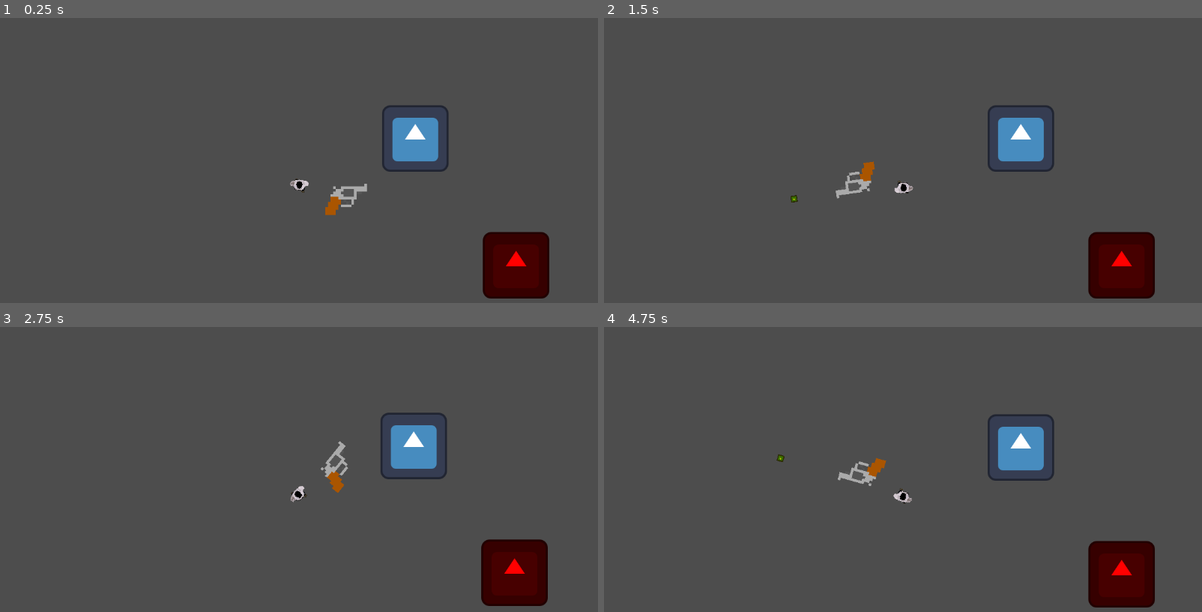
Above: before the commit, frames 1-4 (two rows, left to right).
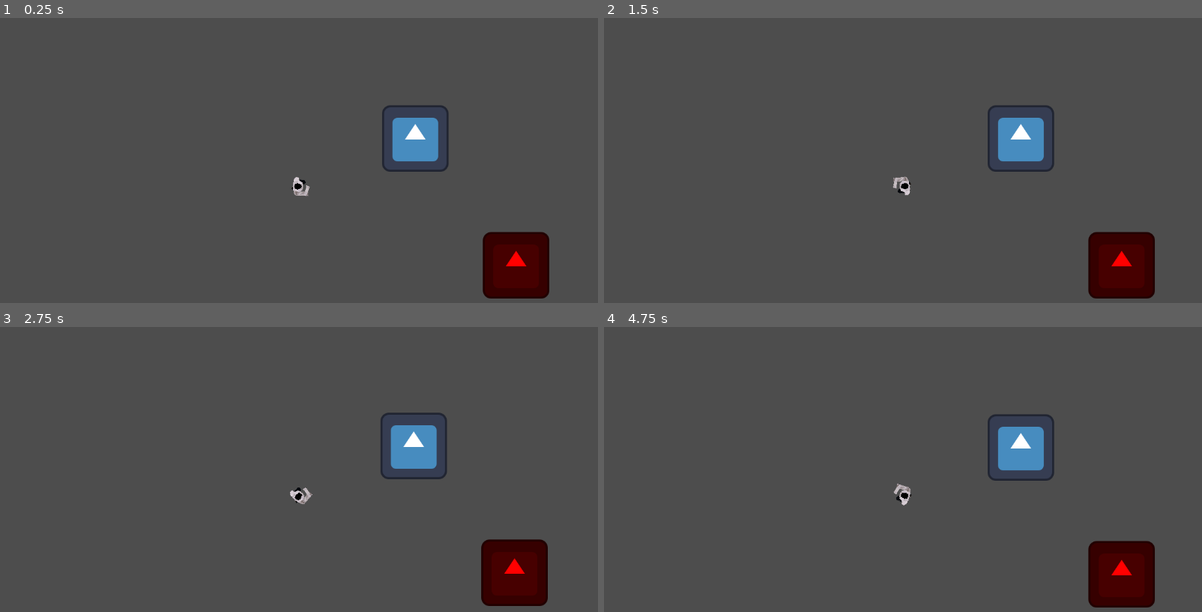
Above: after the commit, the same moments.

Repository: bachdangquocthai229-create/Mechanic_LastStand
Game: Godot game, scene res://game.tscn
The game is run twice, just before and just after one commit, with the same random seed, the same clock (stepped at 60 frames per second) and the same inputs. The project has no main scene, so this scene is started directly. The engine's default icon, where the game draws it, is replaced by a stand-in: a white triangle on a blue panel in a dark square.
Inputs (mouse positions are in pixels of both pictures, inside the frame that each line leads up to):
- Up to frame 1 (0.25 s): no input
- Up to frame 2 (1.5 s): tap Enter at 0.5 s; move the mouse to (1034, 169) at 0.52 s; tap A (A) at 0.6 s; click (1034, 169) at 0.8 s; move the mouse to (783, 203) at 1.27 s; click (783, 203) at 1.35 s
- Up to frame 3 (2.75 s): tap D (D) at 1.55, 2.1 s; move the mouse to (358, 421) at 2.02 s; tap S (S) at 2.3 s
- Up to frame 4 (4.75 s): tap Space at 2.75, 4.25 s; move the mouse to (873, 563) at 2.77 s; tap S (S) at 2.85 s; tap W (W) at 3.05, 3.6 s; tap Enter at 3.5 s; move the mouse to (1082, 546) at 3.52 s; tap A (A) at 3.8, 4.35 s; move the mouse to (723, 443) at 4.27 s; click (723, 443) at 4.55 s

The runs differ from the first frame. In frame 1, 0.4% of the frame differs, in the area x 48-62%, y 55-70%; in frame 2, 0.5%, in the area x 31-52%, y 50-65%; in frame 3, 0.4%; in frame 4, 0.5%.

Commit message:
arms

Diff:
--- a/Character/Player.tscn
+++ b/Character/Player.tscn
@@ -1,15 +1,18 @@
 [gd_scene format=3 uid="uid://ckudr8chj1kgo"]
 
 [ext_resource type="Script" uid="uid://80kl10p8d3vr" path="res://player.gd" id="1_kpjcp"]
-[ext_resource type="PackedScene" uid="uid://ok4vyy26tqy2" path="res://Item/Bullet.tscn" id="2_dvofn"]
+[ext_resource type="Texture2D" uid="uid://moyr6tp3jsa2" path="res://Image/Running_albedo.png" id="3_d703b"]
 [ext_resource type="PackedScene" uid="uid://bblfcd7yvle5m" path="res://UI_moblie.tscn" id="3_kne1u"]
-[ext_resource type="PackedScene" uid="uid://vnh2yxskqu0m" path="res://Item/Gun_1.tscn" id="4_ssuvf"]
+[ext_resource type="Script" uid="uid://cumuf6mqw06yg" path="res://Character/right_arm.gd" id="4_28ti7"]
 [ext_resource type="Shader" uid="uid://c6vwi5ojogu26" path="res://Character/Normal_shader.gdshader" id="5_7llnk"]
-[ext_resource type="Texture2D" uid="uid://bdktmi3ry5bt3" path="res://Image/Walking_albedo.png" id="5_o1y46"]
+[ext_resource type="Texture2D" uid="uid://827j0ml7hh5m" path="res://Image/Upper_arm_normal.png" id="6_fo5vu"]
 [ext_resource type="Texture2D" uid="uid://dxuea2ymjm5gm" path="res://Image/Torso_normal_map.png" id="6_o1y46"]
+[ext_resource type="Texture2D" uid="uid://drioqfbs547ge" path="res://Image/Upper_arm_albedo.png" id="7_p4yhq"]
 [ext_resource type="Texture2D" uid="uid://dakumspwiad7k" path="res://Image/Torso_albedo.png" id="7_qolio"]
+[ext_resource type="Texture2D" uid="uid://davxlpetcv0t1" path="res://Image/Forearm_normal.png" id="8_iir43"]
 [ext_resource type="Texture2D" uid="uid://d00jt3bfn34k7" path="res://Image/Head_normal_map.png" id="8_y83ax"]
 [ext_resource type="Texture2D" uid="uid://b4v1mvm7jr1es" path="res://Image/Head_albedo.png" id="9_d703b"]
+[ext_resource type="Texture2D" uid="uid://b2h6tvt70d8bu" path="res://Image/Forearm_albedo.png" id="9_rk8it"]
 
 [sub_resource type="RectangleShape2D" id="RectangleShape2D_1vivr"]
 size = Vector2(120, 120)
@@ -17,165 +20,61 @@
 [sub_resource type="CircleShape2D" id="CircleShape2D_g7b7a"]
 radius = 400.0
 
-[sub_resource type="AtlasTexture" id="AtlasTexture_qolio"]
-atlas = ExtResource("5_o1y46")
+[sub_resource type="AtlasTexture" id="AtlasTexture_i15ld"]
+atlas = ExtResource("3_d703b")
 region = Rect2(0, 0, 128, 128)
 
-[sub_resource type="AtlasTexture" id="AtlasTexture_y83ax"]
-atlas = ExtResource("5_o1y46")
+[sub_resource type="AtlasTexture" id="AtlasTexture_mcy4g"]
+atlas = ExtResource("3_d703b")
 region = Rect2(128, 0, 128, 128)
 
-[sub_resource type="AtlasTexture" id="AtlasTexture_d703b"]
-atlas = ExtResource("5_o1y46")
+[sub_resource type="AtlasTexture" id="AtlasTexture_b72x0"]
+atlas = ExtResource("3_d703b")
 region = Rect2(256, 0, 128, 128)
 
-[sub_resource type="AtlasTexture" id="AtlasTexture_28ti7"]
-atlas = ExtResource("5_o1y46")
+[sub_resource type="AtlasTexture" id="AtlasTexture_62dke"]
+atlas = ExtResource("3_d703b")
 region = Rect2(384, 0, 128, 128)
 
-[sub_resource type="AtlasTexture" id="AtlasTexture_fo5vu"]
-atlas = ExtResource("5_o1y46")
-region = Rect2(512, 0, 128, 128)
-
-[sub_resource type="AtlasTexture" id="AtlasTexture_p4yhq"]
-atlas = ExtResource("5_o1y46")
-region = Rect2(640, 0, 128, 128)
-
-[sub_resource type="AtlasTexture" id="AtlasTexture_iir43"]
-atlas = ExtResource("5_o1y46")
+[sub_resource type="AtlasTexture" id="AtlasTexture_s8bqw"]
+atlas = ExtResource("3_d703b")
 region = Rect2(0, 128, 128, 128)
 
-[sub_resource type="AtlasTexture" id="AtlasTexture_rk8it"]
-atlas = ExtResource("5_o1y46")
+[sub_resource type="AtlasTexture" id="AtlasTexture_y6mp6"]
+atlas = ExtResource("3_d703b")
 region = Rect2(128, 128, 128, 128)
 
-[sub_resource type="AtlasTexture" id="AtlasTexture_i15ld"]
-atlas = ExtResource("5_o1y46")
+[sub_resource type="AtlasTexture" id="AtlasTexture_s6epx"]
+atlas = ExtResource("3_d703b")
 region = Rect2(256, 128, 128, 128)
 
-[sub_resource type="AtlasTexture" id="AtlasTexture_mcy4g"]
-atlas = ExtResource("5_o1y46")
+[sub_resource type="AtlasTexture" id="AtlasTexture_ctys4"]
+atlas = ExtResource("3_d703b")
 region = Rect2(384, 128, 128, 128)
 
-[sub_resource type="AtlasTexture" id="AtlasTexture_b72x0"]
-atlas = ExtResource("5_o1y46")
-region = Rect2(512, 128, 128, 128)
-
-[sub_resource type="AtlasTexture" id="AtlasTexture_62dke"]
-atlas = ExtResource("5_o1y46")
-region = Rect2(640, 128, 128, 128)
-
-[sub_resource type="AtlasTexture" id="AtlasTexture_s8bqw"]
-atlas = ExtResource("5_o1y46")
+[sub_resource type="AtlasTexture" id="AtlasTexture_bysdj"]
+atlas = ExtResource("3_d703b")
 region = Rect2(0, 256, 128, 128)
 
-[sub_resource type="AtlasTexture" id="AtlasTexture_y6mp6"]
-atlas = ExtResource("5_o1y46")
+[sub_resource type="AtlasTexture" id="AtlasTexture_qs7we"]
+atlas = ExtResource("3_d703b")
 region = Rect2(128, 256, 128, 128)
 
-[sub_resource type="AtlasTexture" id="AtlasTexture_s6epx"]
-atlas = ExtResource("5_o1y46")
+[sub_resource type="AtlasTexture" id="AtlasTexture_mjaks"]
+atlas = ExtResource("3_d703b")
 region = Rect2(256, 256, 128, 128)
 
-[sub_resource type="AtlasTexture" id="AtlasTexture_ctys4"]
-atlas = ExtResource("5_o1y46")
+[sub_resource type="AtlasTexture" id="AtlasTexture_im8re"]
+atlas = ExtResource("3_d703b")
 region = Rect2(384, 256, 128, 128)
 
-[sub_resource type="AtlasTexture" id="AtlasTexture_bysdj"]
-atlas = ExtResource("5_o1y46")
-region = Rect2(512, 256, 128, 128)
-
-[sub_resource type="AtlasTexture" id="AtlasTexture_qs7we"]
-atlas = ExtResource("5_o1y46")
-region = Rect2(640, 256, 128, 128)
-
-[sub_resource type="AtlasTexture" id="AtlasTexture_mjaks"]
-atlas = ExtResource("5_o1y46")
+[sub_resource type="AtlasTexture" id="AtlasTexture_gbrlq"]
+atlas = ExtResource("3_d703b")
 region = Rect2(0, 384, 128, 128)
 
-[sub_resource type="AtlasTexture" id="AtlasTexture_im8re"]
-atlas = ExtResource("5_o1y46")
-region = Rect2(128, 384, 128, 128)
-
-[sub_resource type="AtlasTexture" id="AtlasTexture_gbrlq"]
-atlas = ExtResource("5_o1y46")
-region = Rect2(256, 384, 128, 128)
-
-[sub_resource type="AtlasTexture" id="AtlasTexture_lsi8d"]
-atlas = ExtResource("5_o1y46")
-region = Rect2(384, 384, 128, 128)
-
-[sub_resource type="AtlasTexture" id="AtlasTexture_7pk00"]
-atlas = ExtResource("5_o1y46")
-region = Rect2(512, 384, 128, 128)
-
-[sub_resource type="AtlasTexture" id="AtlasTexture_cfhnc"]
-atlas = ExtResource("5_o1y46")
-region = Rect2(640, 384, 128, 128)
-
-[sub_resource type="AtlasTexture" id="AtlasTexture_gk0cx"]
-atlas = ExtResource("5_o1y46")
-region = Rect2(0, 512, 128, 128)
-
-[sub_resource type="AtlasTexture" id="AtlasTexture_riku8"]
-atlas = ExtResource("5_o1y46")
-region = Rect2(128, 512, 128, 128)
-
-[sub_resource type="AtlasTexture" id="AtlasTexture_431lg"]
-atlas = ExtResource("5_o1y46")
-region = Rect2(256, 512, 128, 128)
-
-[sub_resource type="AtlasTexture" id="AtlasTexture_ioor8"]
-atlas = ExtResource("5_o1y46")
-region = Rect2(384, 512, 128, 128)
-
-[sub_resource type="AtlasTexture" id="AtlasTexture_akaga"]
-atlas = ExtResource("5_o1y46")
-region = Rect2(512, 512, 128, 128)
-
-[sub_resource type="AtlasTexture" id="AtlasTexture_eqql3"]
-atlas = ExtResource("5_o1y46")
-region = Rect2(640, 512, 128, 128)
-
-[sub_resource type="AtlasTexture" id="AtlasTexture_dpvoj"]
-atlas = ExtResource("5_o1y46")
-region = Rect2(0, 640, 128, 128)
-
-[sub_resource type="AtlasTexture" id="AtlasTexture_pkusx"]
-atlas = ExtResource("5_o1y46")
-region = Rect2(128, 640, 128, 128)
-
-[sub_resource type="AtlasTexture" id="AtlasTexture_uvyc7"]
-atlas = ExtResource("5_o1y46")
-region = Rect2(256, 640, 128, 128)
-
-[sub_resource type="SpriteFrames" id="SpriteFrames_1vivr"]
+[sub_resource type="SpriteFrames" id="SpriteFrames_gvj7u"]
 animations = [{
 "frames": [{
-"duration": 1.0,
-"texture": SubResource("AtlasTexture_qolio")
-}, {
-"duration": 1.0,
-"texture": SubResource("AtlasTexture_y83ax")
-}, {
-"duration": 1.0,
-"texture": SubResource("AtlasTexture_d703b")
-}, {
-"duration": 1.0,
-"texture": SubResource("AtlasTexture_28ti7")
-}, {
-"duration": 1.0,
-"texture": SubResource("AtlasTexture_fo5vu")
-}, {
-"duration": 1.0,
-"texture": SubResource("AtlasTexture_p4yhq")
-}, {
-"duration": 1.0,
-"texture": SubResource("AtlasTexture_iir43")
-}, {
-"duration": 1.0,
-"texture": SubResource("AtlasTexture_rk8it")
-}, {
 "duration": 1.0,
 "texture": SubResource("AtlasTexture_i15ld")
 }, {
@@ -214,47 +113,19 @@
 }, {
 "duration": 1.0,
 "texture": SubResource("AtlasTexture_gbrlq")
-}, {
-"duration": 1.0,
-"texture": SubResource("AtlasTexture_lsi8d")
-}, {
-"duration": 1.0,
-"texture": SubResource("AtlasTexture_7pk00")
-}, {
-"duration": 1.0,
-"texture": SubResource("AtlasTexture_cfhnc")
-}, {
-"duration": 1.0,
-"texture": SubResource("AtlasTexture_gk0cx")
-}, {
-"duration": 1.0,
-"texture": SubResource("AtlasTexture_riku8")
-}, {
-"duration": 1.0,
-"texture": SubResource("AtlasTexture_431lg")
-}, {
-"duration": 1.0,
-"texture": SubResource("AtlasTexture_ioor8")
-}, {
-"duration": 1.0,
-"texture": SubResource("AtlasTexture_akaga")
-}, {
-"duration": 1.0,
-"texture": SubResource("AtlasTexture_eqql3")
-}, {
-"duration": 1.0,
-"texture": SubResource("AtlasTexture_dpvoj")
-}, {
-"duration": 1.0,
-"texture": SubResource("AtlasTexture_pkusx")
-}, {
-"duration": 1.0,
-"texture": SubResource("AtlasTexture_uvyc7")
 }],
 "loop": 1,
 "name": &"default",
-"speed": 30.0
+"speed": 12.0
 }]
+
+[sub_resource type="ShaderMaterial" id="ShaderMaterial_v5gy4"]
+shader = ExtResource("5_7llnk")
+shader_parameter/normal_map = ExtResource("6_fo5vu")
+
+[sub_resource type="ShaderMaterial" id="ShaderMaterial_qbdty"]
+shader = ExtResource("5_7llnk")
+shader_parameter/normal_map = ExtResource("8_iir43")
 
 [sub_resource type="ShaderMaterial" id="ShaderMaterial_8vrlf"]
 shader = ExtResource("5_7llnk")
@@ -270,7 +141,6 @@
 speed = 30000.0
 acceleration = 1000.0
 friction = 2000.0
-bullet_scene = ExtResource("2_dvofn")
 
 [node name="CollisionShape2D" type="CollisionShape2D" parent="." unique_id=354213814]
 shape = SubResource("RectangleShape2D_1vivr")
@@ -290,19 +160,39 @@
 shape = SubResource("CircleShape2D_g7b7a")
 
 [node name="Item_holder" type="Node2D" parent="." unique_id=1989079674]
-position = Vector2(50, 20)
+position = Vector2(16, 3)
 
-[node name="Gun_1" parent="Item_holder" unique_id=923993314 instance=ExtResource("4_ssuvf")]
+[node name="Visual" type="Node2D" parent="." unique_id=1662185024]
+rotation = -1.5707964
 
-[node name="AnimatedSprite2D" type="AnimatedSprite2D" parent="." unique_id=1521054541]
-sprite_frames = SubResource("SpriteFrames_1vivr")
-frame = 10
-frame_progress = 0.11301055
+[node name="Running" type="AnimatedSprite2D" parent="Visual" unique_id=1521054541]
+position = Vector2(0, -5)
+sprite_frames = SubResource("SpriteFrames_gvj7u")
 
-[node name="Torso_Sprite" type="Sprite2D" parent="." unique_id=285508137]
+[node name="Arm_system" type="Node2D" parent="Visual" unique_id=384760511]
+
+[node name="Right_arm" type="Node2D" parent="Visual/Arm_system" unique_id=2000342394 node_paths=PackedStringArray("shoulder", "upper_arm", "forearm", "target")]
+script = ExtResource("4_28ti7")
+shoulder = NodePath("shoulder")
+upper_arm = NodePath("Upper_arm")
+forearm = NodePath("Forearm")
+target = NodePath("../../../Item_holder")
+
+[node name="shoulder" type="Marker2D" parent="Visual/Arm_system/Right_arm" unique_id=1913532086]
+position = Vector2(-14, 0)
+
+[node name="Upper_arm" type="Sprite2D" parent="Visual/Arm_system/Right_arm" unique_id=638295072]
+material = SubResource("ShaderMaterial_v5gy4")
+texture = ExtResource("7_p4yhq")
+
+[node name="Forearm" type="Sprite2D" parent="Visual/Arm_system/Right_arm" unique_id=1635954235]
+material = SubResource("ShaderMaterial_qbdty")
+texture = ExtResource("9_rk8it")
+
+[node name="Torso_Sprite" type="Sprite2D" parent="Visual" unique_id=285508137]
 material = SubResource("ShaderMaterial_8vrlf")
 texture = ExtResource("7_qolio")
 
-[node name="Head_Sprite" type="Sprite2D" parent="." unique_id=1370225365]
+[node name="Head_Sprite" type="Sprite2D" parent="Visual" unique_id=1370225365]
 material = SubResource("ShaderMaterial_1vivr")
 texture = ExtResource("9_d703b")
--- /dev/null
+++ b/Character/right_arm.gd
@@ -0,0 +1,90 @@
+
+extends Node2D
+
+@export_group("Arm References")
+@export var shoulder: Marker2D
+@export var upper_arm: Sprite2D
+@export var forearm: Sprite2D
+@export var target: Node2D
+
+@export_group("Arm Dimensions")
+@export var upper_length: float = 12.0
+@export var forearm_length: float = 12.0
+
+@export_group("Elbow Direction")
+@export_range(-1.0, 1.0, 2.0)
+var bend_direction: float = 1.0
+
+
+func _process(_delta: float) -> void:
+	if not is_instance_valid(target):
+		return
+
+	solve_ik()
+
+
+func solve_ik() -> void:
+	# Global positions of shoulder and hand
+	var a: Vector2 = shoulder.global_position
+	var b: Vector2 = target.global_position
+
+	# Direction from shoulder to hand
+	var distance_vector: Vector2 = b - a
+	var distance: float = distance_vector.length()
+
+	if distance < 0.001:
+		return
+
+	# Prevent unreachable arm positions
+	var min_distance: float = abs(upper_length - forearm_length) + 0.001
+	var max_distance: float = upper_length + forearm_length - 0.001
+
+	var clamped_distance: float = clampf(
+		distance,
+		min_distance,
+		max_distance
+	)
+
+	var direction: Vector2 = distance_vector.normalized()
+
+	# Calculate elbow position using 2-Bone IK
+	var x: float = (
+		upper_length * upper_length
+		- forearm_length * forearm_length
+		+ clamped_distance * clamped_distance
+	) / (2.0 * clamped_distance)
+
+	var h: float = sqrt(
+		maxf(0.0, upper_length * upper_length - x * x)
+	)
+
+	# Perpendicular direction
+	var perpendicular := Vector2(-direction.y, direction.x)
+
+	# Final elbow position
+	var elbow: Vector2 = (
+		a
+		+ direction * x
+		+ perpendicular * h * bend_direction
+	)
+
+	# Adjust hand position if target is outside arm reach
+	var hand_position: Vector2 = a + direction * clamped_distance
+
+	# Position and rotate upper arm
+	update_segment(upper_arm, a, elbow)
+
+	# Position and rotate forearm
+	update_segment(forearm, elbow, hand_position)
+
+
+func update_segment(
+	sprite: Sprite2D,
+	start: Vector2,
+	finish: Vector2
+) -> void:
+
+	var segment: Vector2 = finish - start
+
+	sprite.global_position = (start + finish) * 0.5
+	sprite.global_rotation = segment.angle()
--- a/Item/Bullet.tscn
+++ /dev/null
@@ -1,18 +0,0 @@
-[gd_scene format=3 uid="uid://ok4vyy26tqy2"]
-
-[ext_resource type="Script" uid="uid://jumeq60h10o6" path="res://Item/bullet.gd" id="1_j8em5"]
-[ext_resource type="Texture2D" uid="uid://4q335xxs2p" path="res://icon.svg" id="1_nefau"]
-
-[sub_resource type="RectangleShape2D" id="RectangleShape2D_8vrlf"]
-size = Vector2(12, 12)
-
-[node name="Area2D" type="Area2D" unique_id=1765692077]
-script = ExtResource("1_j8em5")
-
-[node name="Sprite2D" type="Sprite2D" parent="." unique_id=1528166260]
-modulate = Color(0.8445872, 0.8078581, 7.70092e-07, 1)
-scale = Vector2(0.1, 0.1)
-texture = ExtResource("1_nefau")
-
-[node name="CollisionShape2D" type="CollisionShape2D" parent="." unique_id=2010055255]
-shape = SubResource("RectangleShape2D_8vrlf")
--- a/Item/bullet.gd
+++ /dev/null
@@ -1,23 +0,0 @@
-
-extends Area2D
-
-@export var speed: float = 700.0
-@export var damage: int = 10
-
-var direction: Vector2 = Vector2.RIGHT
-
-
-func _ready() -> void:
-	body_entered.connect(_on_body_entered)
-
-
-func _physics_process(delta: float) -> void:
-	global_position += direction * speed * delta
-
-
-func _on_body_entered(body: Node2D) -> void:
-	if body.is_in_group("enemy"):
-		if body.has_method("take_damage"):
-			body.take_damage(damage)
-
-		queue_free()
--- a/player.gd
+++ b/player.gd
@@ -9,9 +9,6 @@
 
 @onready var detection_area: Area2D = $DetectionArea
 
-@export var bullet_scene: PackedScene
-@onready var gun: Node2D = $Item_holder/Gun_1
-@onready var bullet_spawn: Marker2D = $Item_holder/Gun_1/Marker2D
 
 
 var is_mobile: bool = false
@@ -105,10 +102,4 @@
 
 
 func shoot() -> void:
-	var bullet = bullet_scene.instantiate()
-	get_tree().current_scene.add_child(bullet)
-	bullet.global_position = bullet_spawn.global_position
-
-	# Hướng bắn theo hướng của súng
-	bullet.direction = Vector2.RIGHT.rotated(gun.global_rotation)
-	bullet.rotation = bullet.direction.angle()
+	pass
Not shown, added: Character/right_arm.gd.uid
Binary file added: Image/Forearm_albedo.png
Not shown, changed: Image/Forearm_albedo.png.import
Binary file added: Image/Forearm_normal.png
Not shown, changed: Image/Forearm_normal.png.import
Binary file removed: Image/Left_walk_albedo.png
Binary file removed: Image/Left_walk_noraml.png
Binary file added: Image/Running_albedo.png
Not shown, changed: Image/Running_albedo.png.import
Binary file added: Image/Running_normal.png
Not shown, added: Image/Running_normal.png.import
Binary file added: Image/Upper_arm_albedo.png
(and 6 more such lines)
